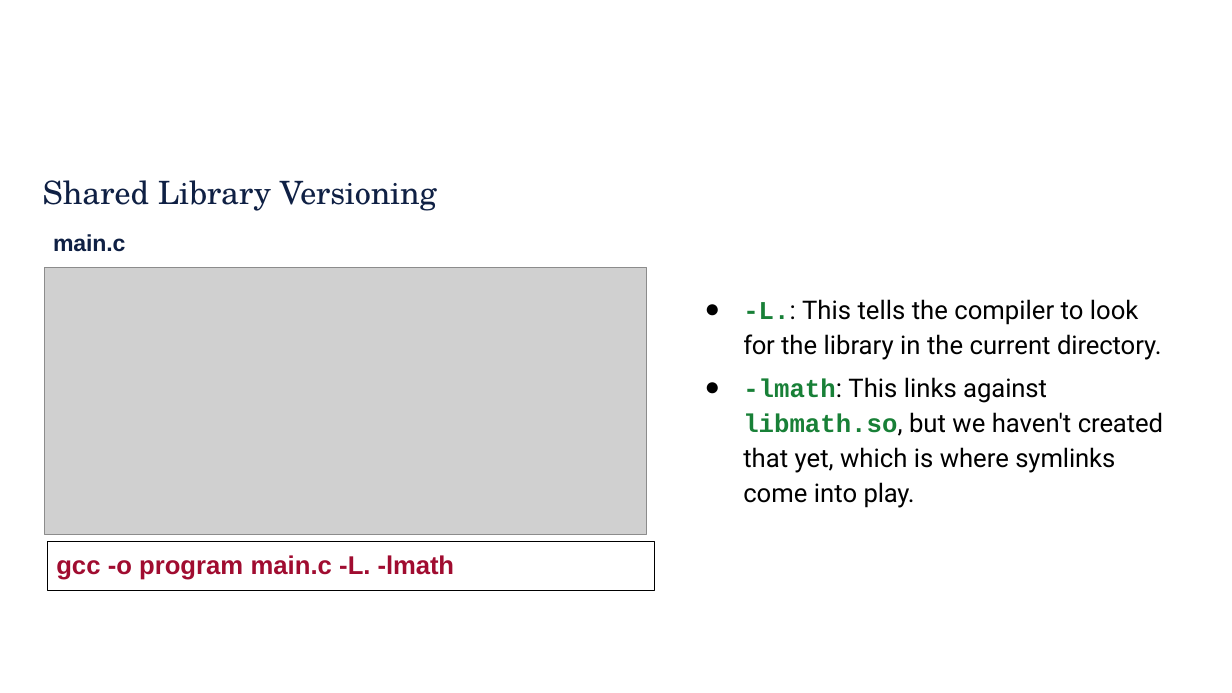
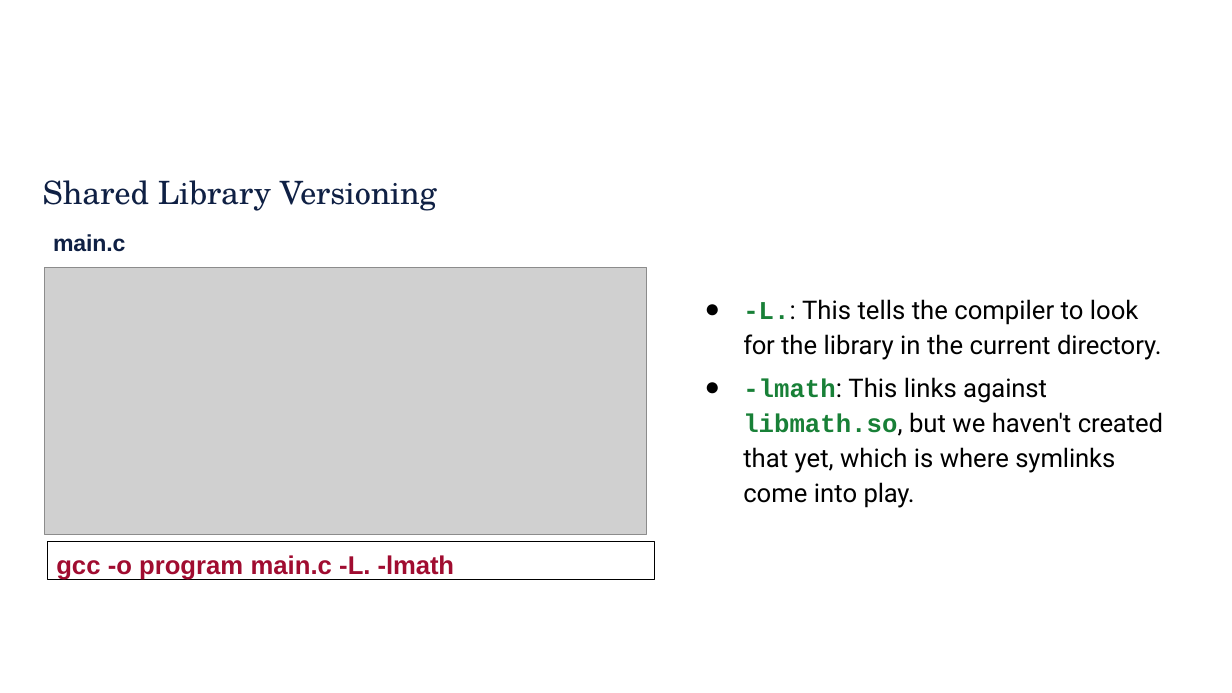
Before and after one commit to rbjohns8/CSC362-Spring-2026, a slide deck: slide 27 of Lecture Slides/10 - Compilation Stages and Linking.pptx. Drawn at 1232x693 pixels with LibreOffice and Linux fonts; fonts in the diff are those of the drawing; grey boxes stand for pictures; background and template pictures are left out. Boxes give left, top, right and bottom in pixels: in the first picture for what was removed or moved away, otherwise in the second. Text is boxed around its words. In the diff, an @@ line names an element or a change of style, - is before the commit and + after.

Commit message:
Updating 10

```diff
--- a/Lecture Slides/10 - Compilation Stages and Linking.pptx
+++ b/Lecture Slides/10 - Compilation Stages and Linking.pptx
@@ rectangle "gcc -o program main.c -L. ..." resized from (x1=48, y1=541, x2=655, y2=591) to (x1=48, y1=541, x2=655, y2=579) @@
```
